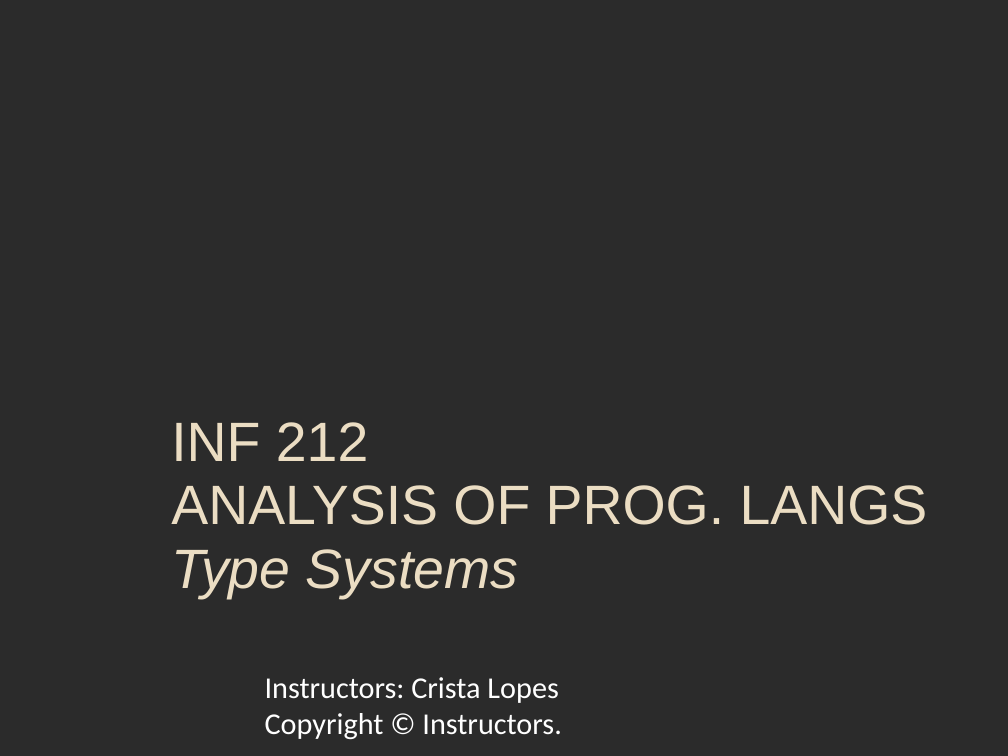
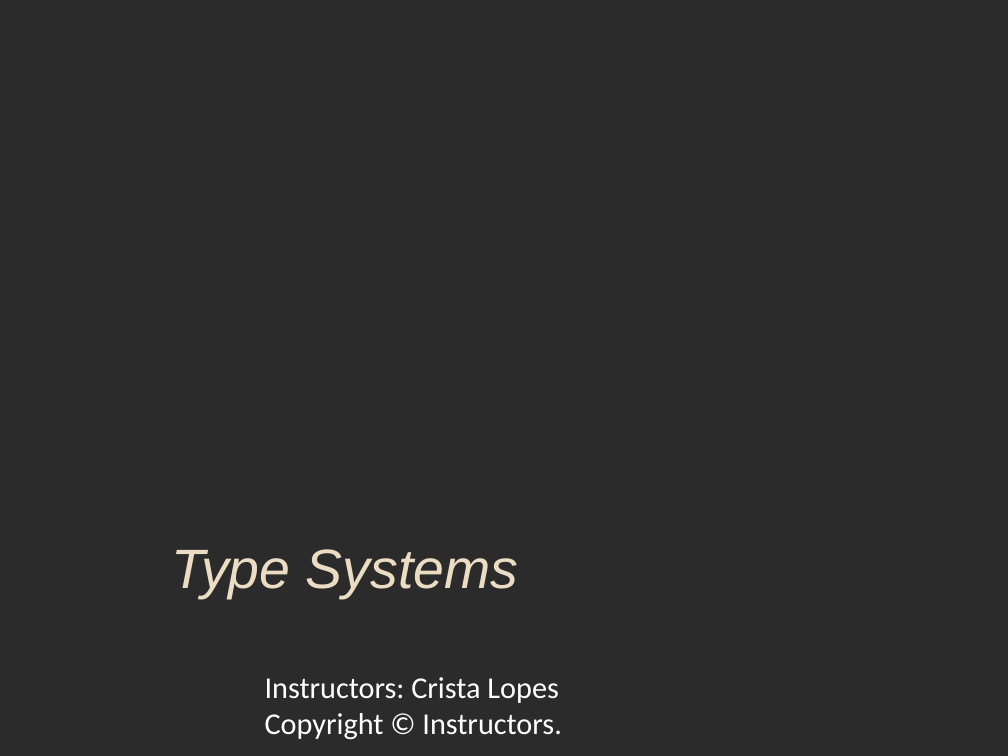
Before and after one commit to crista/EPS-slides, a slide deck: slide 1 of EPS-Types.pptx. Drawn at 1008x756 pixels with LibreOffice and Linux fonts; fonts in the diff are those of the drawing; background and template pictures are left out; a plain dark background stands for a picture behind light text. Boxes give left, top, right and bottom in pixels: in the first picture for what was removed or moved away, otherwise in the second. Text is boxed around its words. In the diff, an @@ line names an element or a change of style, - is before the commit and + after.

```diff
--- a/EPS-Types.pptx
+++ b/EPS-Types.pptx
@@ text at (171,549,518,598): text changed; italic on @@
-INF 212
-ANALYSIS OF PROG. LANGS
-Type Systems
+Type Systems
```
Also in this commit, not shown: 2 other files.
